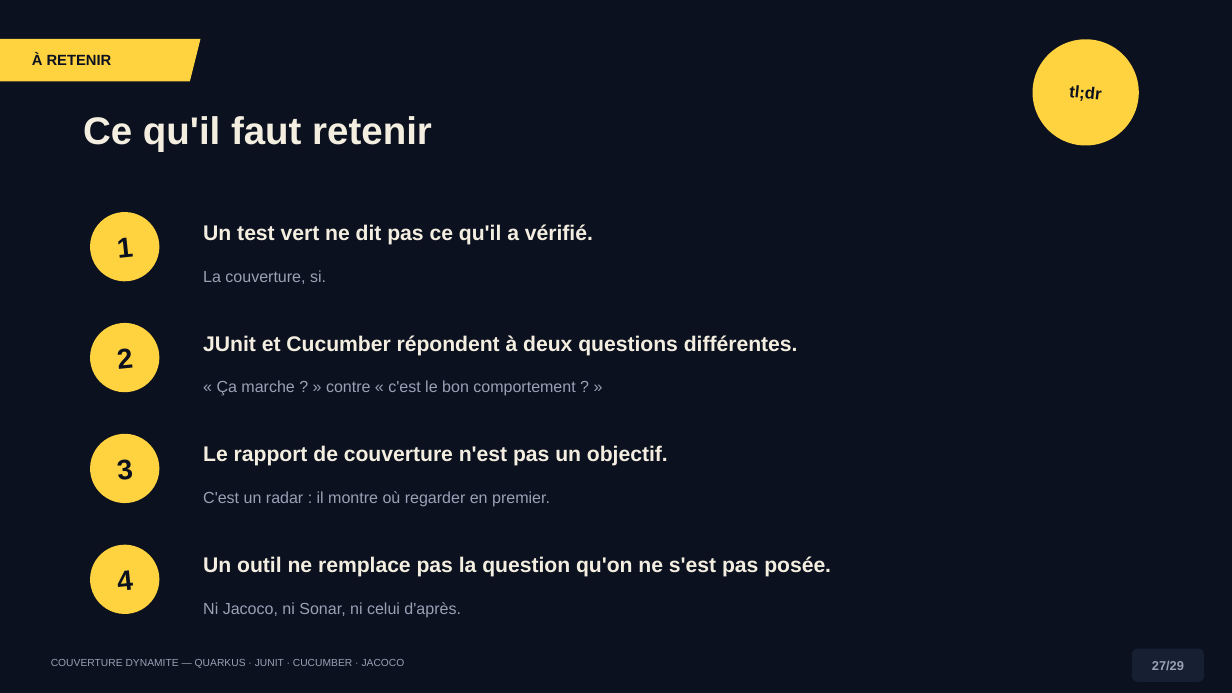
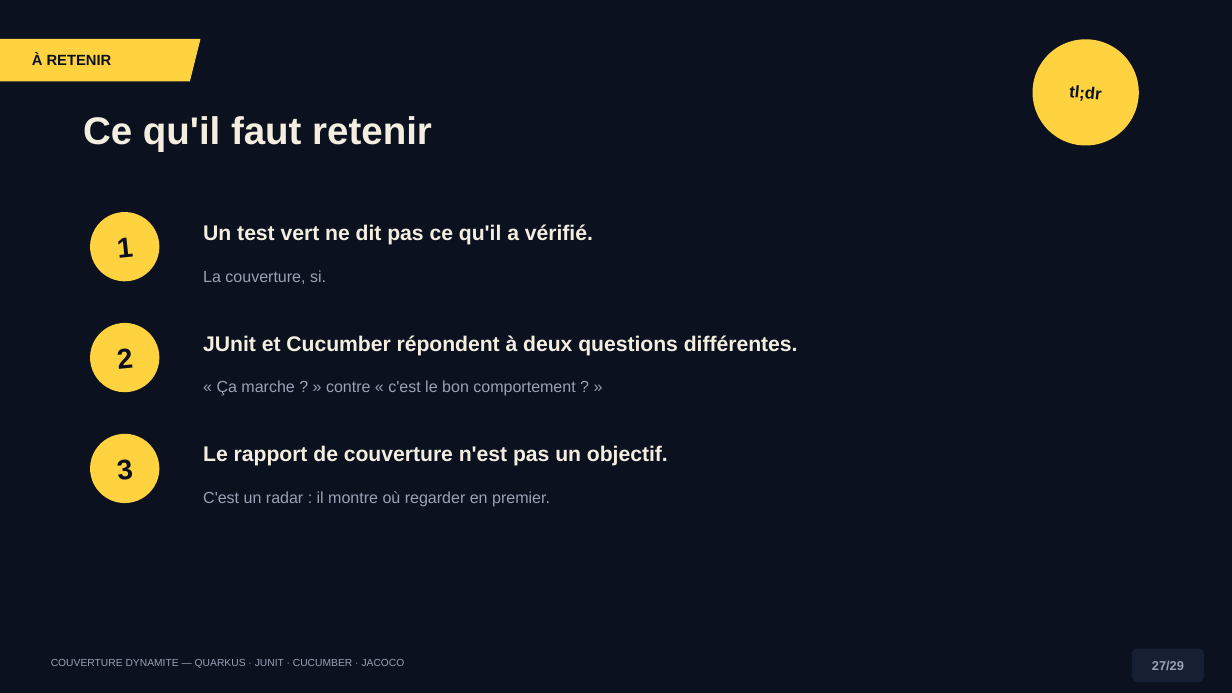
Before and after one commit to sidevconcept/couverture-junit-cucumber-jacoco, a slide deck: slide 26 of presentation/couverture-code-conference-dynamite.pptx (slide 27 before the commit). Drawn at 1232x693 pixels with LibreOffice and Linux fonts; fonts in the diff are those of the drawing. Boxes give left, top, right and bottom in pixels: in the first picture for what was removed or moved away, otherwise in the second. Text is boxed around its words. In the diff, an @@ line names an element or a change of style, - is before the commit and + after.

```diff
--- a/presentation/couverture-code-conference-dynamite.pptx
+++ b/presentation/couverture-code-conference-dynamite.pptx
@@ ellipse removed at <box>86,541,162,617</box> @@
-4
@@ ellipse removed at <box>95,551,165,620</box> @@
@@ text removed at <box>203,556,831,577</box> @@
-Un outil ne remplace pas la question qu'on ne s'est pas posée.
@@ text removed at <box>203,602,460,617</box> @@
-Ni Jacoco, ni Sonar, ni celui d'après.
```
Also in this commit, not shown: 2 other slides changed, 1 slide removed, 1 other file.
